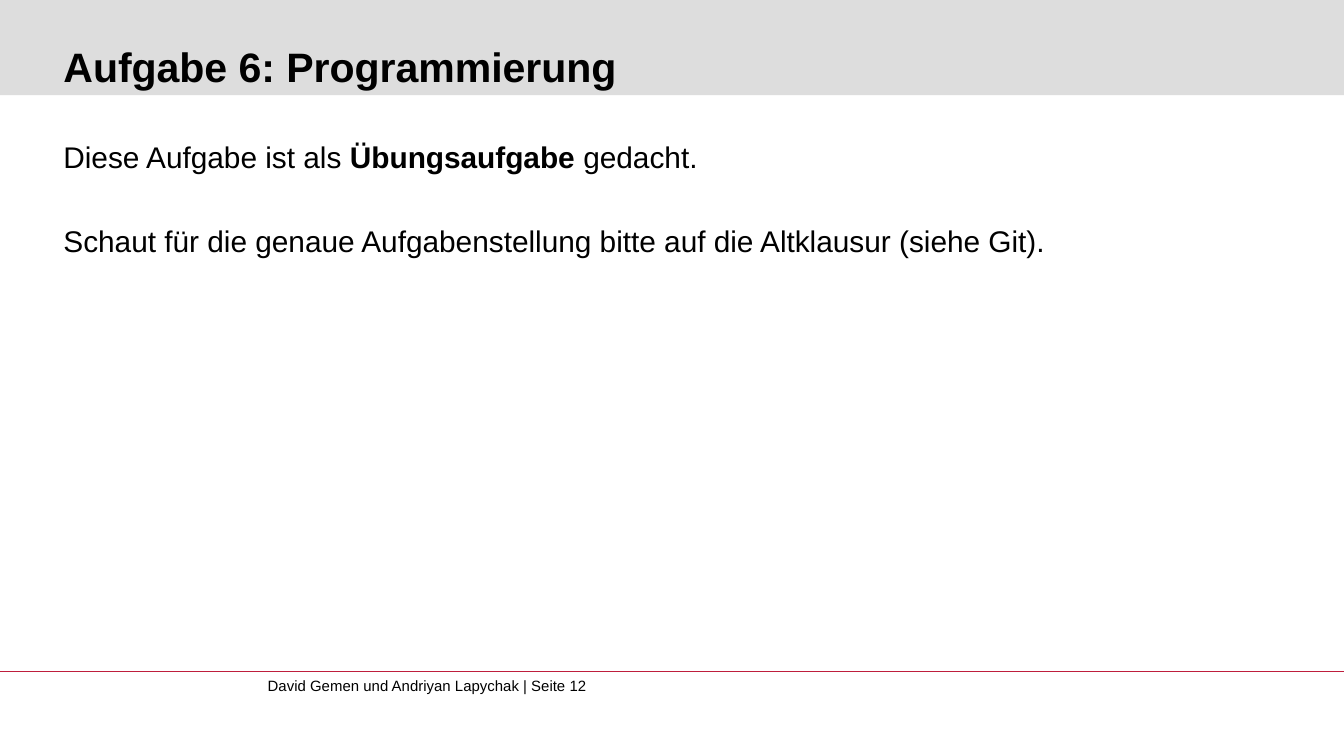
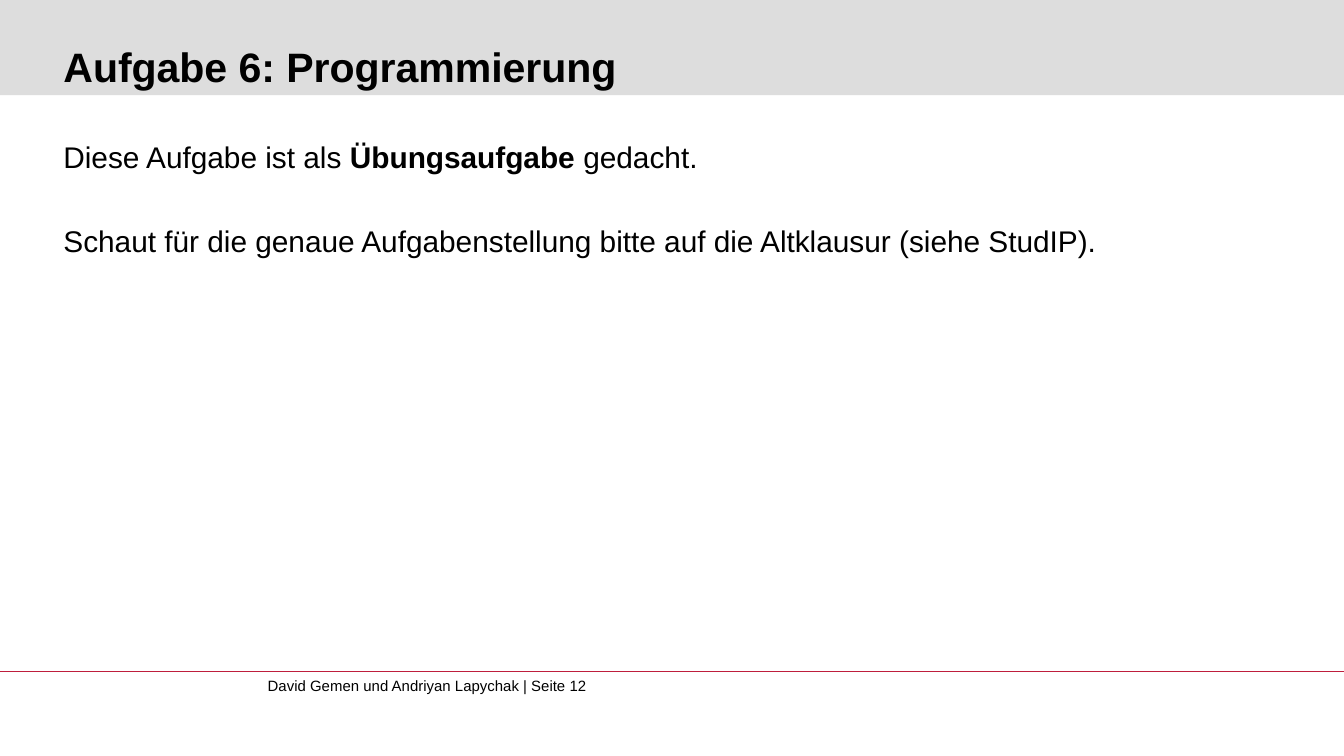
Before and after one commit to gemdav/Programmieren-1-Tutorium, a slide deck: slide 12 of slides/13 _exam_preparation_2.pptx. Drawn at 1344x756 pixels with LibreOffice and Linux fonts; fonts in the diff are those of the drawing; background and template pictures are left out. Boxes give left, top, right and bottom in pixels: in the first picture for what was removed or moved away, otherwise in the second. Text is boxed around its words. In the diff, an @@ line names an element or a change of style, - is before the commit and + after.

```diff
--- a/slides/13 _exam_preparation_2.pptx
+++ b/slides/13 _exam_preparation_2.pptx
@@ text at (x1=63, y1=230, x2=1096, y2=257): text changed @@
-Schaut für die genaue Aufgabenstellung bitte auf die Altklausur (siehe Git).
+Schaut für die genaue Aufgabenstellung bitte auf die Altklausur (siehe StudIP).
```
Also in this commit, not shown: 10 other files.
